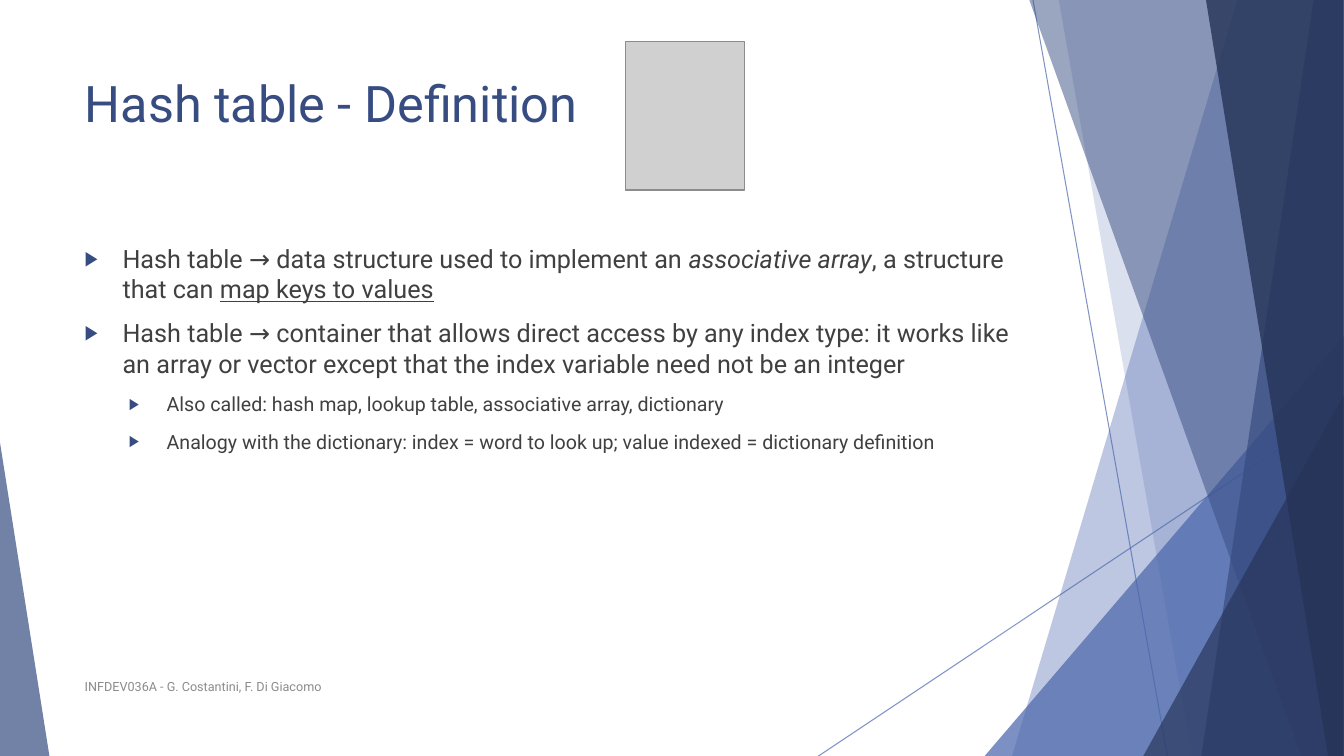
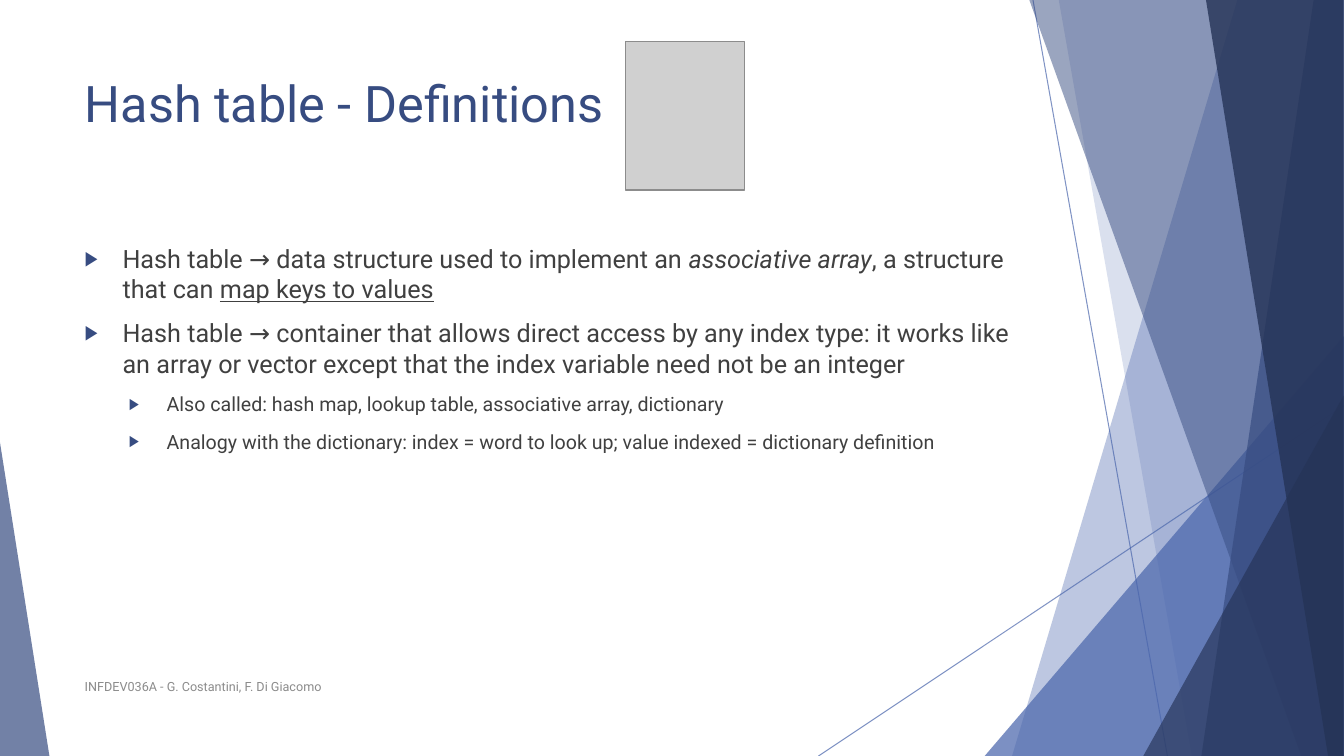
Before and after one commit to FurkanAndac/Development-6A, a slide deck: slide 4 of Lesson slides/Unit 3b - Hash tables.pptx. Drawn at 1344x756 pixels with LibreOffice and Linux fonts; fonts in the diff are those of the drawing; grey boxes stand for pictures. Boxes give left, top, right and bottom in pixels: in the first picture for what was removed or moved away, otherwise in the second. Text is boxed around its words. In the diff, an @@ line names an element or a change of style, - is before the commit and + after.

```diff
--- a/Lesson slides/Unit 3b - Hash tables.pptx
+++ b/Lesson slides/Unit 3b - Hash tables.pptx
@@ title at [85,83,603,123]: text changed @@
-Hash table - Definition
+Hash table - Definitions
```
Also in this commit, not shown: 2 other slides changed, 1 other file.
